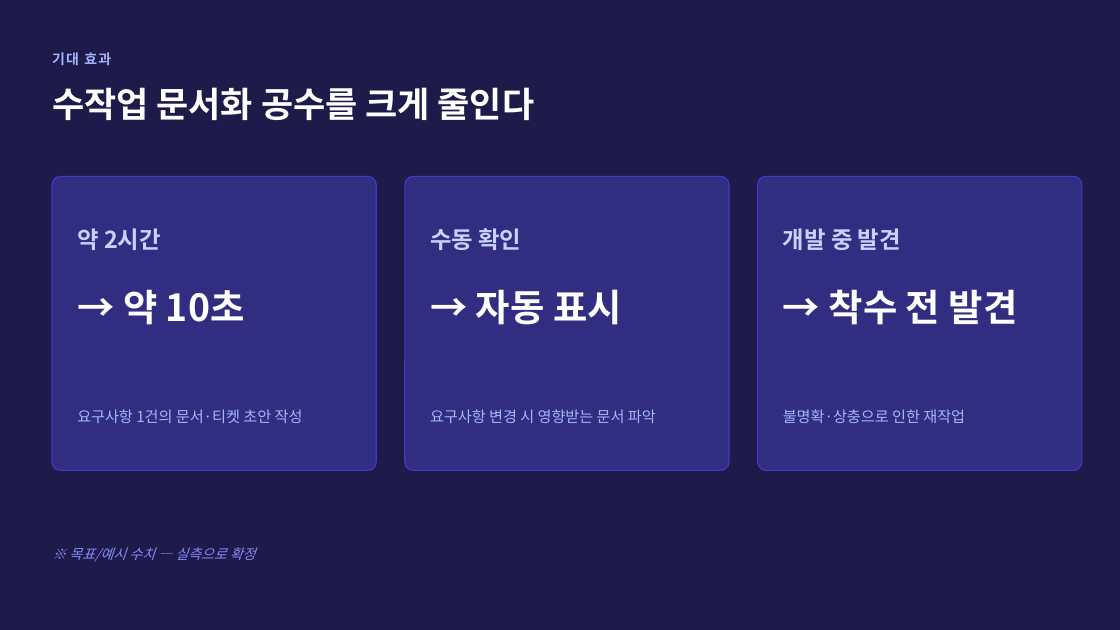
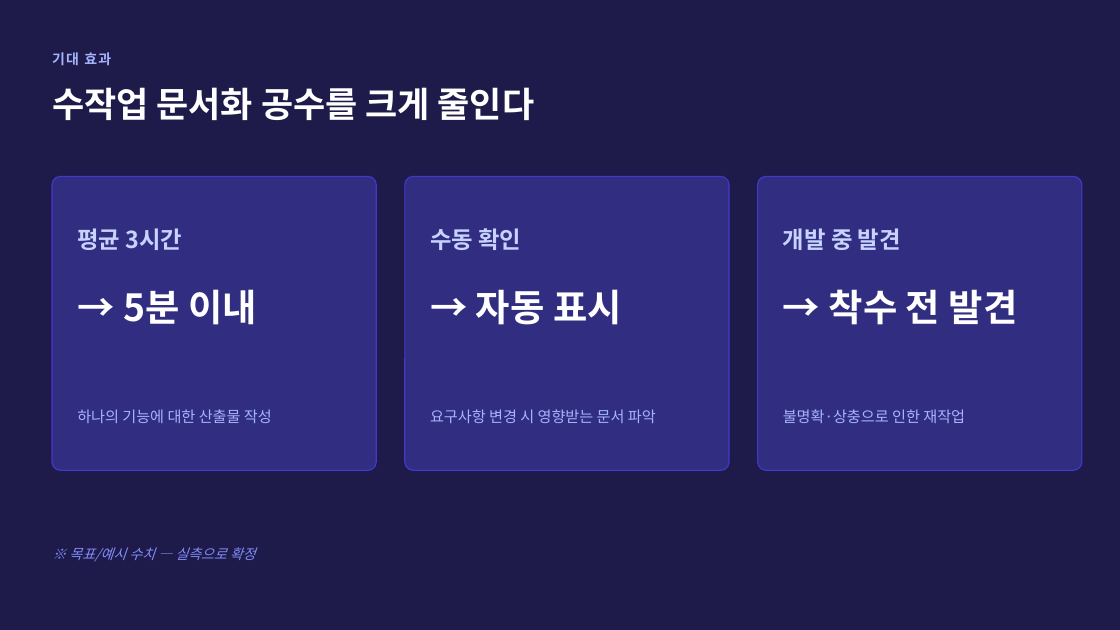
Before and after one commit to jihunhan98/semes-superrookie, a slide deck: slide 16 of docs/진행공유_요구사항자동화.pptx. Drawn at 1120x630 pixels with LibreOffice and Linux fonts; fonts in the diff are those of the drawing. Boxes give left, top, right and bottom in pixels: in the first picture for what was removed or moved away, otherwise in the second. Text is boxed around its words. In the diff, an @@ line names an element or a change of style, - is before the commit and + after.

```diff
--- a/docs/진행공유_요구사항자동화.pptx
+++ b/docs/진행공유_요구사항자동화.pptx
@@ text at (77,228,183,250): text changed @@
-약 2시간
+평균 3시간
@@ text at (123,289,257,325): text changed @@
-→ 약 10초
+→ 5분 이내
@@ text at (77,409,272,423): text changed @@
-요구사항 1건의 문서·티켓 초안 작성
+하나의 기능에 대한 산출물 작성
```
Also in this commit, not shown: 1 other slide changed.
